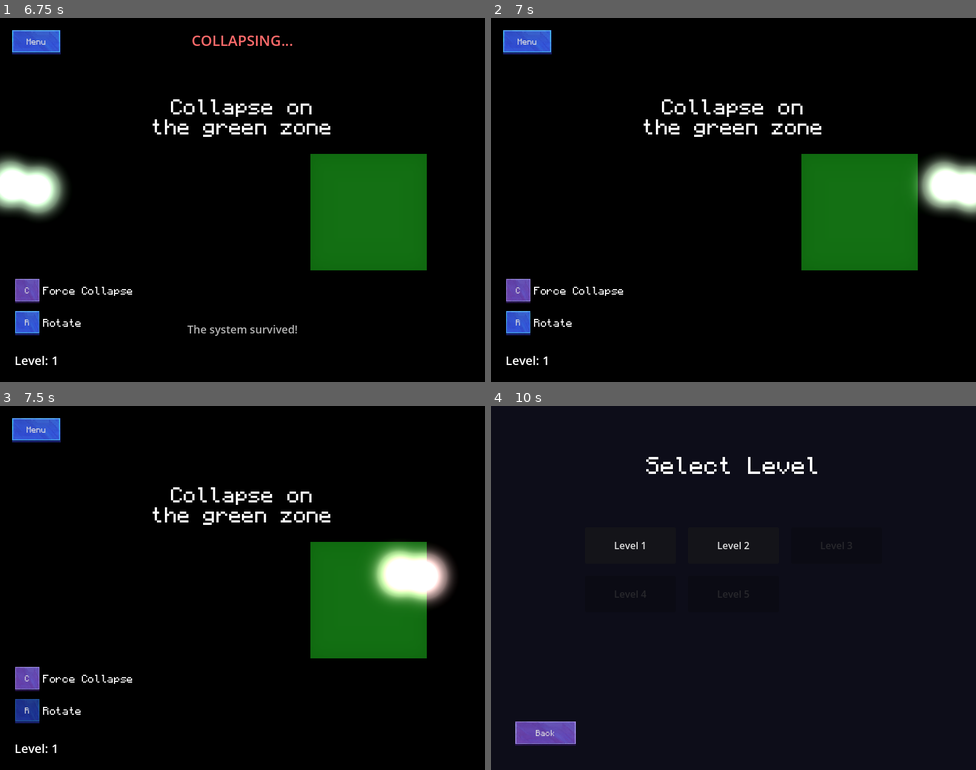
Above: before the commit, frames 1-4 (two rows, left to right).
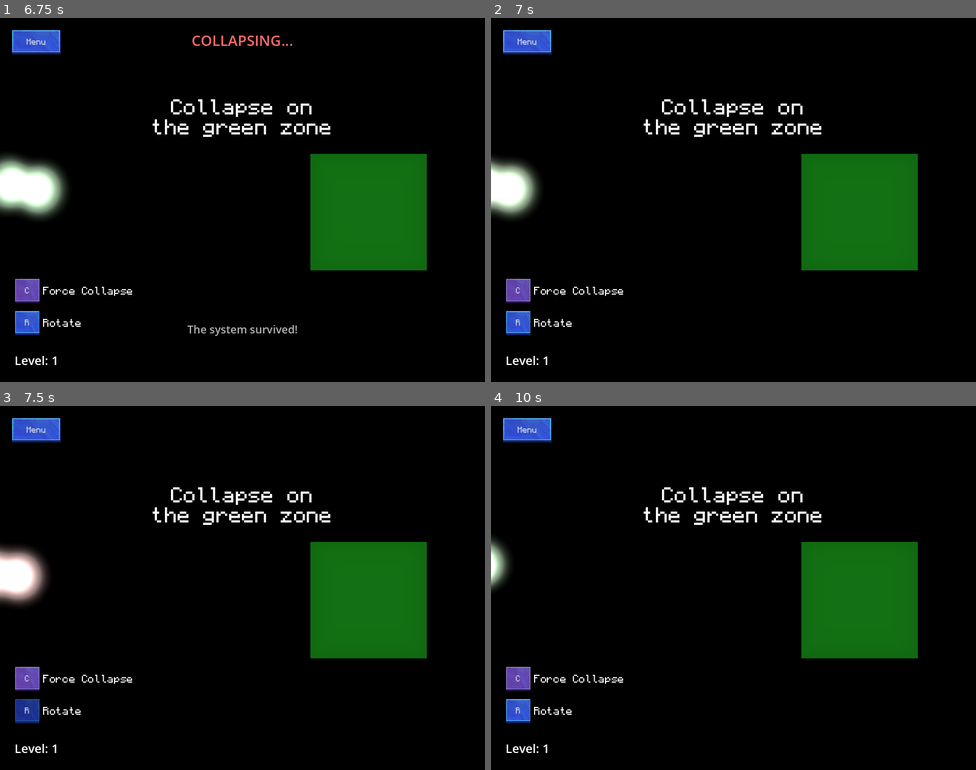
Above: after the commit, the same moments.

Repository: magnoint13/brinqo-2026
Game: Godot game, scene res://ui/MainMenu.tscn
Two runs of this game, one before a commit and one after it. Both use one fixed random seed, a clock stepped at 60 frames per second and the inputs below. Video files are missing from this copy of the repository; at most half a second of black plays in their place. Sound files missing from this copy of the repository are replaced by a short silence.
Inputs:
- Up to frame 1 (6.75 s): click "Start" at 0.5 s; click "C" at 1.25 s; click "R" at 2 s; click "Menu" at 2.75 s; click "Restart Level" at 3.5 s; hold R 4.28-5.03 s; hold W 4.28-5.78 s; tap Space at 4.52, 5.27 s; tap C at 5.1, 6.6 s; tap Enter at 5.75 s; hold R 5.78-6.53 s; hold A from 5.78 s (still down)
- Up to frame 2 (7 s): keep holding A; tap Space at 6.77 s
- Up to frame 3 (7.5 s): release A at 7.28 s; hold S from 7.28 s (still down); hold R from 7.28 s (still down)
- Up to frame 4 (10 s): tap Space at 7.52, 8.27, 8.75, 9.77 s; release S at 8.03 s; release R at 8.03 s; hold D 8.03-8.78 s; tap C at 8.1, 9.6 s; hold W 8.78-9.53 s; hold R 8.78-9.53 s; hold D from 9.53 s (still down)

Frame 1 is identical in both runs. In frame 2, 3.3% of the frame differs, in the area x 0-100%, y 37-56%; in frame 3, 3.9%; in frame 4, 95%, in the area x 0-100%, y 0-100%.

Commit message:
fixed bug collapse con solo una en verde

Diff:
--- a/scripts/main.gd
+++ b/scripts/main.gd
@@ -6,6 +6,7 @@
 const COLLAPSE_MAX_TIME = 15.0
 const ROTATION_SPEED = 180.0
 const SCALE_SPEED = 300.0
+const RESTART_DELAY = 2.0
 
 @onready var particles_node = $Particles
 @onready var collapse_timer = $CollapseTimer
@@ -27,11 +28,23 @@
 var c_key_was_pressed = false
 var r_key_was_pressed = false
 
+# Restart timer - runs even when paused
+var restart_timer: Timer
+
 func _ready():
 	randomize()
 	collapse_timer.timeout.connect(break_entanglement)
 	particles_node.level_main = self
 	hud.setup_action_buttons(self)
+
+	# Setup restart timer - runs even when game is paused
+	restart_timer = Timer.new()
+	restart_timer.name = "RestartTimer"
+	restart_timer.wait_time = RESTART_DELAY
+	restart_timer.one_shot = true
+	restart_timer.process_mode = Node.PROCESS_MODE_ALWAYS
+	restart_timer.timeout.connect(_on_restart_timer_timeout)
+	add_child(restart_timer)
 
 	if particles_node.particles.size() > 1:
 		var n_entangled: int = 0
@@ -189,6 +202,7 @@
 			create_flash_overlay(Color(1, 0, 0, 0.15), 0.8)
 			#VFXSpawner.spawn_burst(survivor.global_position, Color.RED)
 			screen_shake(2.0, 0.3)
+			restart_timer.start()
 			return
 
 		# - GREEN if all the green zones are covered
@@ -199,11 +213,12 @@
 	# If we didn't loose, but we didn't cover all the zones, is NEUTRAL
 	if used_green_zones.size() != total_green_zones:
 		# neutral - respawn
-		if used_green_zones.size() != 0:
-			hud.set_status_text(tr("GAME_HINT_COVERAGE"), Color(0.2, 0.1, 0.7))
-		elif entanglement_broken:
+		if entanglement_broken:
+			# Timer expired - always break entanglement regardless of coverage
 			hud.set_status_text(tr("ENTANGLE_BREAK"), Color(0.2, 0.1, 0.7))
 			particles_node.break_entanglement()
+		elif used_green_zones.size() != 0:
+			hud.set_status_text(tr("GAME_HINT_COVERAGE"), Color(0.2, 0.1, 0.7))
 		else:
 			hud.set_status_text(tr("GAME_NEUTRAL_SURVIVED"), Color(0.7, 0.7, 0.7))
 
@@ -320,3 +335,7 @@
 	hud.set_timer_text("Coherence time: --")
 	particles_node.reset()
 	start_collapse_timer()
+
+func _on_restart_timer_timeout():
+	if game_over:
+		get_tree().reload_current_scene()
--- a/scripts/particles_container.gd
+++ b/scripts/particles_container.gd
@@ -32,6 +32,9 @@
 
 	create_connection_lines()
 	spawn_initial_particles()
+
+	## ADD WALLS AROUND VIEWPORT
+	_add_viewport_boundary_walls()
 
 	collapseAudioStream = AudioStreamPlayer.new()
 	collapseAudioStream.stream = collapseSoundStream
@@ -176,17 +179,6 @@
 				var slide = collision.get_remainder().slide(collision.get_normal())
 				p.move_and_collide(slide)
 
-		# Wrap around screen edges
-		if p.position.x < 0:
-			p.position.x = 800
-		elif p.position.x > 800:
-			p.position.x = 0
-
-		if p.position.y < 0:
-			p.position.y = 600
-		elif p.position.y > 600:
-			p.position.y = 0
-
 func _valid_particles():
 	# Get valid particles
 	var valid_particles = []
@@ -273,6 +265,41 @@
 
 	for p in valid_particles:
 		var move_vector = p.position - center
-		var movement = move_vector.normalized() * scale_speed * scale_dir
-		p.velocity = movement * delta
+		var movement = move_vector.normalized() * scale_speed * scale_dir * delta
+		p.velocity = movement / delta
 		p.move_and_collide(movement)
+
+## ADD WALLS AROUND VIEWPORT
+## Creates invisible StaticBody2D walls at viewport boundaries
+## Walls are positioned slightly outside (10px) so particles collide exactly at viewport edge
+func _add_viewport_boundary_walls():
+	var viewport_size = Vector2(800, 600)
+	var wall_thickness = 20.0  # Thick enough to prevent tunneling
+
+	# Left wall - positioned so inner edge is at x=0
+	_create_invisible_wall("LeftWall", Vector2(-wall_thickness / 2, viewport_size.y / 2), Vector2(wall_thickness, viewport_size.y + wall_thickness * 2))
+
+	# Right wall - positioned so inner edge is at x=800
+	_create_invisible_wall("RightWall", Vector2(viewport_size.x + wall_thickness / 2, viewport_size.y / 2), Vector2(wall_thickness, viewport_size.y + wall_thickness * 2))
+
+	# Top wall - positioned so inner edge is at y=0
+	_create_invisible_wall("TopWall", Vector2(viewport_size.x / 2, -wall_thickness / 2), Vector2(viewport_size.x + wall_thickness * 2, wall_thickness))
+
+	# Bottom wall - positioned so inner edge is at y=600
+	_create_invisible_wall("BottomWall", Vector2(viewport_size.x / 2, viewport_size.y + wall_thickness / 2), Vector2(viewport_size.x + wall_thickness * 2, wall_thickness))
+
+## Creates an invisible StaticBody2D wall with collision
+func _create_invisible_wall(wall_name: String, position: Vector2, size: Vector2):
+	var wall = StaticBody2D.new()
+	wall.name = wall_name
+	wall.collision_layer = 1  # Particles collide with layer 1
+	wall.collision_mask = 0   # Walls don't detect collisions themselves
+
+	var collision_shape = CollisionShape2D.new()
+	var rectangle_shape = RectangleShape2D.new()
+	rectangle_shape.size = size
+	collision_shape.shape = rectangle_shape
+
+	wall.add_child(collision_shape)
+	wall.position = position
+	add_child(wall)
